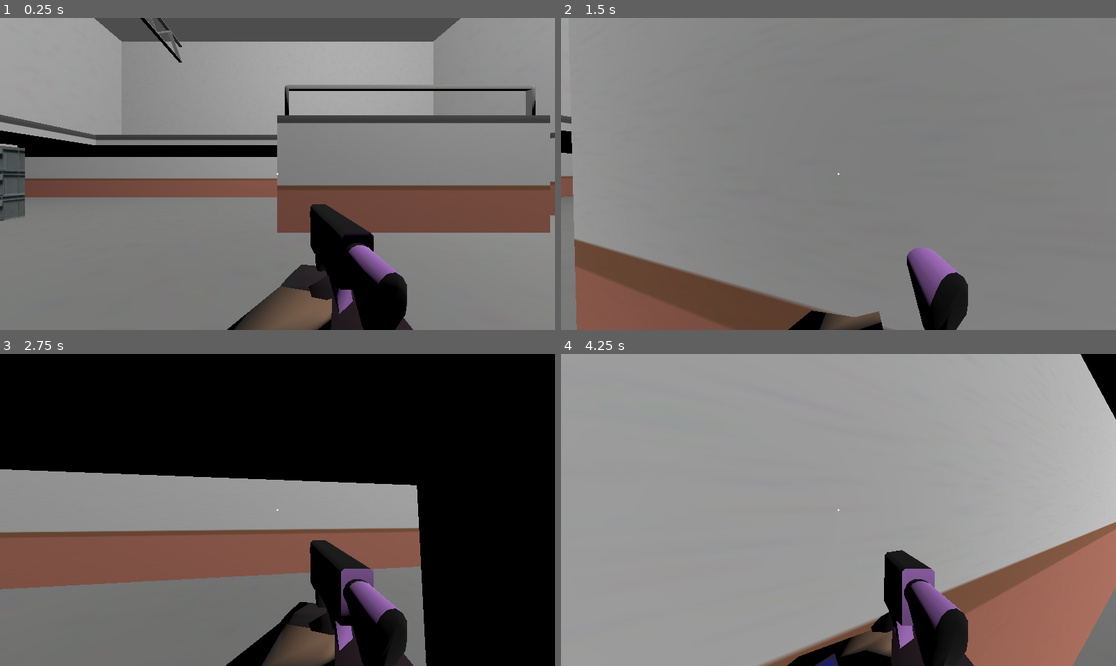
Above: before the commit, frames 1-4 (two rows, left to right).
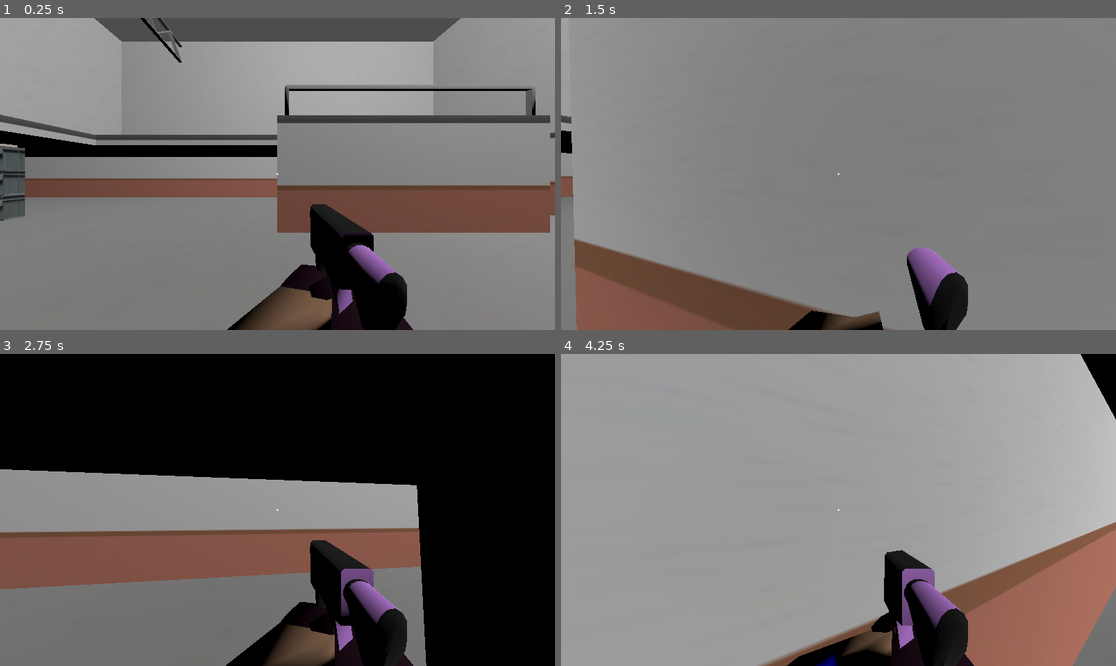
Above: after the commit, the same moments.

Repository: dairycultist/CityZoomer
Game: Godot game, scene res://level.tscn
Two runs of this game, one before a commit and one after it. Both use one fixed random seed, a clock stepped at 60 frames per second and the inputs below.
Inputs (mouse positions are in pixels of both pictures, inside the frame that each line leads up to):
- Up to frame 1 (0.25 s): no input
- Up to frame 2 (1.5 s): move the mouse to (866, 174) at 0.52 s; press the mouse at (866, 174) at 0.53 s; hold W (walk_up) from 0.53 s (still down); tap Space (jump) at 0.77 s; move the mouse to (810, 174) at 1.27 s; release the mouse at (810, 174) at 1.28 s; click (810, 174) at 1.35 s
- Up to frame 3 (2.75 s): keep holding W (walk_up); tap Space (jump) at 1.52 s; move the mouse to (288, 503) at 2.02 s; press the mouse at (288, 503) at 2.03 s
- Up to frame 4 (4.25 s): keep holding W (walk_up); move the mouse to (832, 516) at 2.77 s; release the mouse at (832, 516) at 2.78 s; click (832, 516) at 2.85 s; tap Space (jump) at 3.02, 3.77 s; move the mouse to (877, 513) at 3.52 s; press the mouse at (877, 513) at 3.53 s

The runs differ from the first frame. In frame 1, 0.4% of the frame differs, in the area x 42-60%, y 79-100%; in frame 2, less than 0.1%; in frame 3, 0.3%; in frame 4, 0.1%.

Commit message:
Bullet tracers

Diff:
--- a/player/bot_player.tscn
+++ b/player/bot_player.tscn
@@ -1,9 +1,21 @@
-[gd_scene load_steps=12 format=4 uid="uid://dtqvygems848h"]
+[gd_scene load_steps=14 format=4 uid="uid://dtqvygems848h"]
 
 [ext_resource type="Script" uid="uid://b3cq6p8rbsdfj" path="res://player/bot_player.gd" id="1_fsqg5"]
 [ext_resource type="ArrayMesh" uid="uid://dli655ofg14gs" path="res://player/model/rifle.obj" id="2_tt22f"]
 [ext_resource type="AudioStream" uid="uid://v3dpiw87ok7o" path="res://player/hop.wav" id="3_bgo7g"]
 [ext_resource type="Material" uid="uid://c4du4s1lwy3w" path="res://player/model/player_mat.tres" id="4_fsqg5"]
+
+[sub_resource type="StandardMaterial3D" id="StandardMaterial3D_fsqg5"]
+shading_mode = 0
+
+[sub_resource type="CylinderMesh" id="CylinderMesh_sgwcx"]
+top_radius = 0.01
+bottom_radius = 0.01
+height = 1.0
+radial_segments = 6
+rings = 0
+cap_top = false
+cap_bottom = false
 
 [sub_resource type="CapsuleShape3D" id="CapsuleShape3D_mlf6e"]
 radius = 0.3
@@ -211,6 +223,15 @@
 [node name="Rifle" type="MeshInstance3D" parent="CameraAnchor"]
 transform = Transform3D(-0.05, 0, -4.37114e-09, 0, 0.05, 0, 4.37114e-09, 0, -0.05, 0.148, -0.23360193, -0.39)
 mesh = ExtResource("2_tt22f")
+skeleton = NodePath("../..")
+
+[node name="BulletTracer" type="Node3D" parent="CameraAnchor/Rifle"]
+transform = Transform3D(1, 1.5099579e-07, -1.509958e-07, 1.509958e-07, -1, 8.742278e-08, -1.5099579e-07, -8.74228e-08, -1, -7.1525574e-07, 1.6141415, 4.1918154)
+
+[node name="Mesh" type="MeshInstance3D" parent="CameraAnchor/Rifle/BulletTracer"]
+transform = Transform3D(20, -3.4969125e-06, 1.528549e-13, 0, -8.742278e-07, -20, 3.4969125e-06, 20, -8.742278e-07, 0, 0, -10)
+material_override = SubResource("StandardMaterial3D_fsqg5")
+mesh = SubResource("CylinderMesh_sgwcx")
 skeleton = NodePath("../..")
 
 [node name="LeftTargetIK" type="Node3D" parent="CameraAnchor/Rifle"]
--- a/player/local_player.tscn
+++ b/player/local_player.tscn
@@ -1,10 +1,22 @@
-[gd_scene load_steps=13 format=4 uid="uid://ng6xdry7dssv"]
+[gd_scene load_steps=15 format=4 uid="uid://ng6xdry7dssv"]
 
 [ext_resource type="Script" uid="uid://bkdclfxtxl7uw" path="res://player/local_player.gd" id="1_qjkh3"]
 [ext_resource type="AudioStream" uid="uid://v3dpiw87ok7o" path="res://player/hop.wav" id="3_g1dw6"]
 [ext_resource type="Material" uid="uid://c4du4s1lwy3w" path="res://player/model/player_mat.tres" id="6_2kkfv"]
 [ext_resource type="Texture2D" uid="uid://cvcn5stehsh65" path="res://player/crosshair.png" id="6_rgyib"]
 [ext_resource type="ArrayMesh" uid="uid://dli655ofg14gs" path="res://player/model/rifle.obj" id="7_hg6s5"]
+
+[sub_resource type="StandardMaterial3D" id="StandardMaterial3D_l815a"]
+shading_mode = 0
+
+[sub_resource type="CylinderMesh" id="CylinderMesh_2kkfv"]
+top_radius = 0.01
+bottom_radius = 0.01
+height = 1.0
+radial_segments = 6
+rings = 0
+cap_top = false
+cap_bottom = false
 
 [sub_resource type="CapsuleShape3D" id="CapsuleShape3D_mlf6e"]
 radius = 0.3
@@ -214,6 +226,15 @@
 [node name="Rifle" type="MeshInstance3D" parent="CameraAnchor"]
 transform = Transform3D(-0.05, 0, -4.37114e-09, 0, 0.05, 0, 4.37114e-09, 0, -0.05, 0.148, -0.23360193, -0.39)
 mesh = ExtResource("7_hg6s5")
+skeleton = NodePath("../..")
+
+[node name="BulletTracer" type="Node3D" parent="CameraAnchor/Rifle"]
+transform = Transform3D(1, 1.5099579e-07, -1.509958e-07, 1.509958e-07, -1, 8.742278e-08, -1.5099579e-07, -8.74228e-08, -1, -7.1525574e-07, 1.6141415, 4.1918154)
+
+[node name="Mesh" type="MeshInstance3D" parent="CameraAnchor/Rifle/BulletTracer"]
+transform = Transform3D(20, -3.4969125e-06, 1.528549e-13, 0, -8.742278e-07, -20, 3.4969125e-06, 20, -8.742278e-07, 0, 0, -10)
+material_override = SubResource("StandardMaterial3D_l815a")
+mesh = SubResource("CylinderMesh_2kkfv")
 skeleton = NodePath("../..")
 
 [node name="LeftTargetIK" type="Node3D" parent="CameraAnchor/Rifle"]
--- a/player/player.gd
+++ b/player/player.gd
@@ -9,6 +9,12 @@
 	NoTeam, Attacker, Defender
 }
 @export var team: Team
+
+@export_group("Gunplay")
+
+@export var firerate_per_sec: float = 10
+
+var time_since_last_shot: float = 0
 
 @export_group("Movement")
 @export var ground_accel: float = 50
@@ -52,6 +58,10 @@
 
 func _process_move(direction, jumping, delta: float) -> void:
 
+	time_since_last_shot += delta
+	$CameraAnchor/Rifle/BulletTracer.scale.x = max(0.0, 1.0 - 10.0 * time_since_last_shot)
+	$CameraAnchor/Rifle/BulletTracer.scale.y = max(0.0, 1.0 - 10.0 * time_since_last_shot)
+
 	# gravity
 	velocity.y -= gravity * delta
 
@@ -90,6 +100,9 @@
 
 func _shoot():
 
+	if time_since_last_shot < (1.0 / firerate_per_sec):
+		return
+
 	var result = get_world_3d().direct_space_state.intersect_ray(PhysicsRayQueryParameters3D.create(
 		$CameraAnchor.global_position,
 		$CameraAnchor.global_position - $CameraAnchor.global_basis.z * 50.0
@@ -97,7 +110,10 @@
 
 	if result:
 
-		print(result.position)
+		time_since_last_shot = 0.0
+
+		$CameraAnchor/Rifle/BulletTracer.look_at(result.position)
+		$CameraAnchor/Rifle/BulletTracer.scale.z = result.position.distance_to($CameraAnchor/Rifle/BulletTracer.global_position)
 
 		if result.collider is Player:
 			result.collider._damage(self, 10)
--- a/player/player.gdshader
+++ b/player/player.gdshader
@@ -7,4 +7,6 @@
 
 void fragment() {
 	ALBEDO = texture(albedo, UV).rgb * mix(vec3(1.), color, texture(color_map, UV).r);
+	SPECULAR = 0.0;
+	ROUGHNESS = 1.0;
 }
